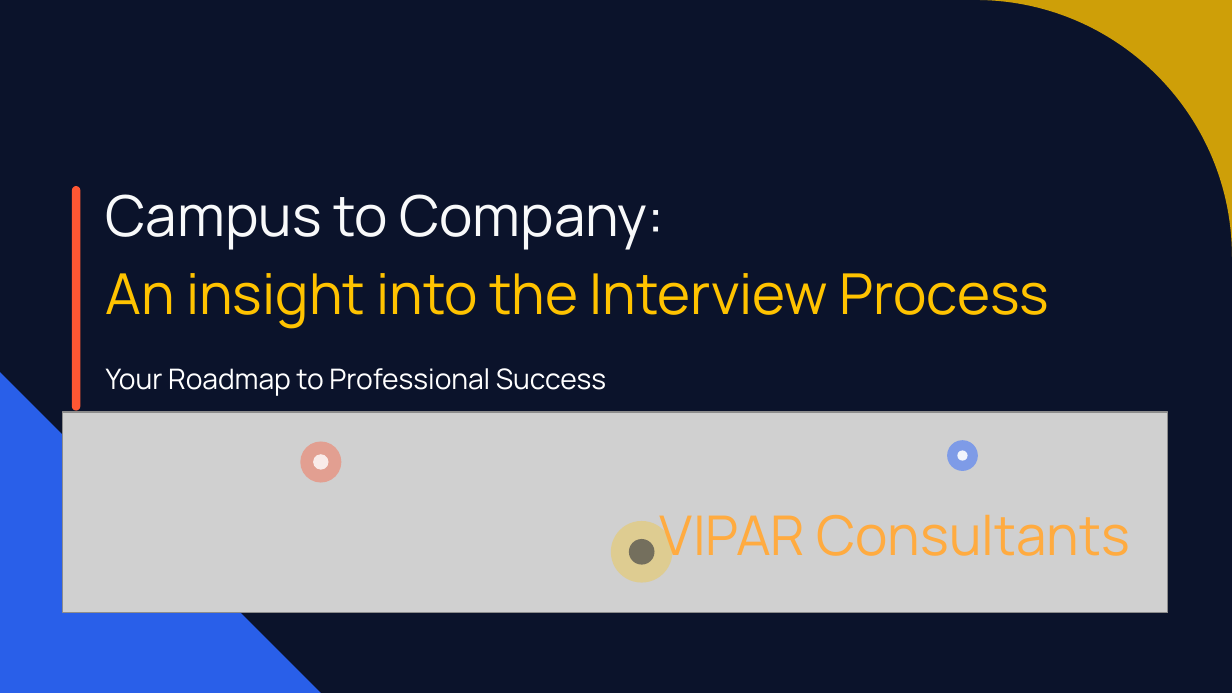
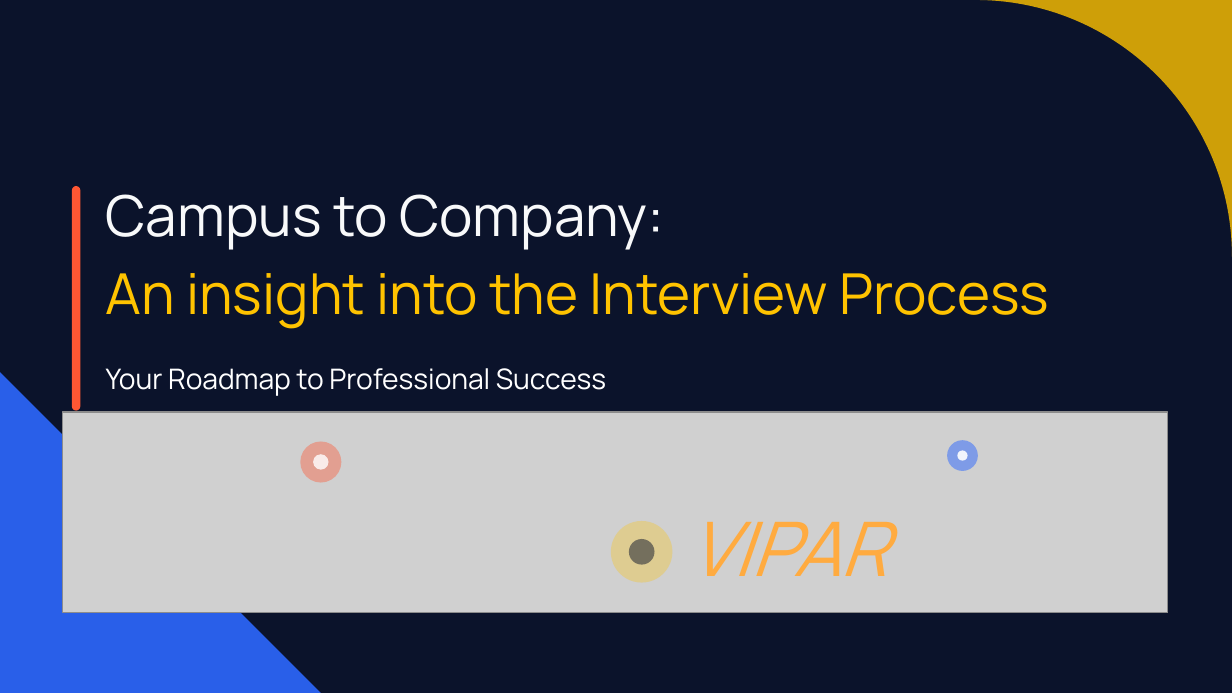
Before and after one commit to brinda-25/workshop, a slide deck: slide 1 of Day1/Campus_to_Company.pptx. Drawn at 1232x693 pixels with LibreOffice and Linux fonts; fonts in the diff are those of the drawing; grey boxes stand for pictures; background and template pictures are left out; a plain dark background stands for a picture behind light text. Boxes give left, top, right and bottom in pixels: in the first picture for what was removed or moved away, otherwise in the second. Text is boxed around its words. In the diff, an @@ line names an element or a change of style, - is before the commit and + after.

```diff
--- a/Day1/Campus_to_Company.pptx
+++ b/Day1/Campus_to_Company.pptx
@@ text at <box>689,522,889,576</box>: text changed; size 32 to 44 pt; italic on @@
-                VIPAR Consultants
+                VIPAR
```
Also in this commit, not shown: 17 other slides changed, 6 slides added, 1 slide removed.
